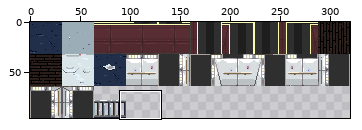
Two versions of one sprite sheet, app/static/assets/rl_tiles.png. Above: a wide view before the commit, with the close-up outlined.
Close-up. Old version:
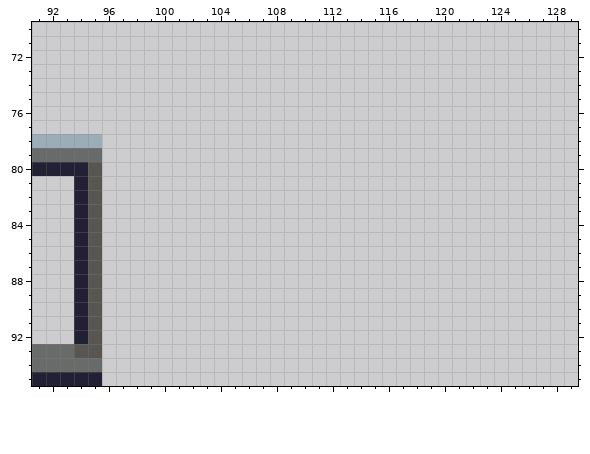
The file is 320x96 pixels. Colours within 5 levels of each other are drawn and written as one. Shown: x 91..129, y 70..95.
Once edited:
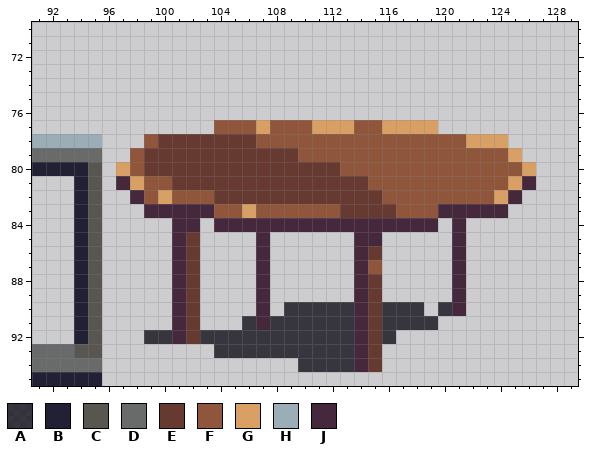
Palette (. is transparent): A #0e0d16c8  B #222034  C #595652  D #696a6a  E #663931  F #8f563b  G #d9a066  H #9badb7  J #45283c
From old to new:
Colour A now appears in row 90 at x 109 to 113, 116 to 118 and 120; in row 91 at x 106, 108 to 113 and 116 to 119; in row 92 at x 99 to 100, 103 to 113 and 116; in row 93 at x 104 to 113; in row 94 at x 110 to 113.
Colour E now appears in row 78 at x 100 to 106; in row 79 at x 99 to 109; in row 80 at x 99 to 112; in row 81 at x 101 to 114; in row 82 at x 104 to 115; in row 83 at x 113 to 116.
Colour E now appears in row 85 at x 102; in row 86 at x 102 and 115; in row 87 at x 102; in rows 88 to 92 at x 102 and 115; in rows 93 to 94 at x 115.
Colour F now appears in row 77 at x 104 to 106, 108 to 110 and 114 to 115; in row 78 at x 99 and 107 to 121; in row 79 at x 98 and 110 to 124; in row 80 at x 98 and 113 to 125; in row 81 at x 99 to 100 and 115 to 124; in row 82 at x 99, 101 to 103 and 116 to 123.
Colour F now appears in row 83 at x 104 to 105, 107 to 112 and 117 to 119; in row 87 at x 115.
Colour G now appears in row 77 at x 107, 111 to 113 and 116 to 119; in row 78 at x 122 to 124; in row 79 at x 125; in row 80 at x 97 and 126; in row 81 at x 98 and 125; in row 82 at x 100 and 124.
Colour G now appears in row 83 at x 106.
Colour J now appears in row 81 at x 97 and 126; in row 82 at x 98 and 125; in row 83 at x 99 to 103 and 120 to 124; in row 84 at x 101 to 102, 104 to 119 and 121; in row 85 at x 101, 107, 114 to 115 and 121; in rows 86 to 90 at x 101, 107, 114 and 121.
Colour J now appears in row 91 at x 101, 107 and 114; in row 92 at x 101 and 114; in rows 93 to 94 at x 114.
Where, in picture pixels (left, top, right, bottom), the same in both close-ups:
added: (116, 120, 536, 372)
